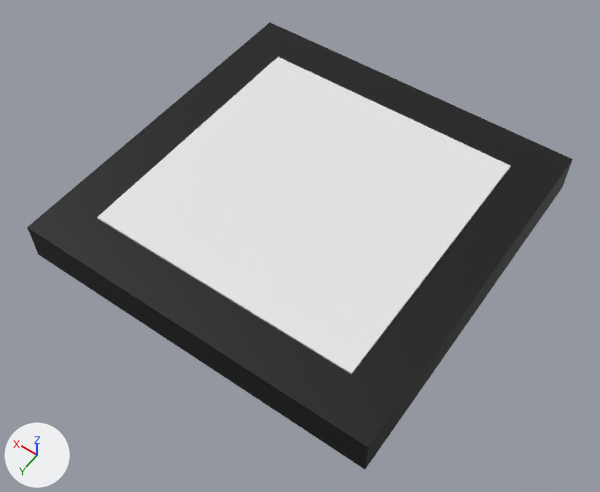
What one commit did to the glTF model common/models/ventilator/ventilator.gltf.
Both versions are drawn from a 50 mm lens placed at (-14.5, 21.1, 30.7), pointed at (-0.5, 1.4, -0.2). Every picture has the same lights, and +X, +Y and +Z are marked at lower left. Where no turn or scale is listed for an object, it has been applied to the vertices. Vertices at the same position are counted once.

In view in the first picture: 'Cube.001', 'Ventilator'.
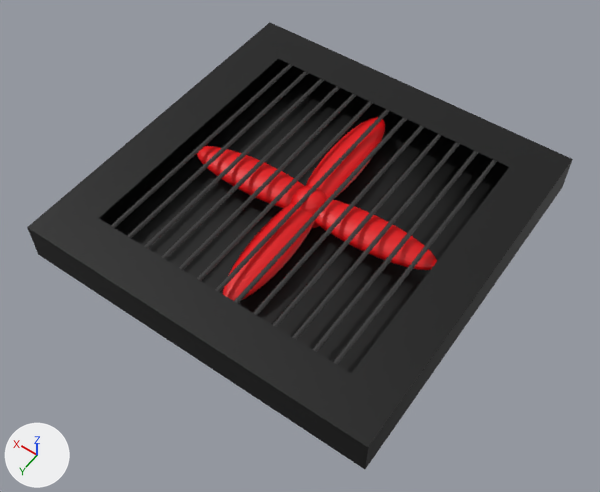
The change, as a list of edits to the scene's bpy script:
```text
Change me_cube_001:
    remove me_cube_001.from_pydata(...)  # 8 vertices, 12 faces; spans x -9.0..9.0, y -9.0..9.0, z -1.0..1.0
    add me_cube_001.from_pydata(...)  # 12 vertices, 18 faces; spans x -9.0..9.0, y -9.0..9.0, z -1.0..1.0
    me_cube_001 part 1
    2 faces are deleted
    4 vertices are added at (-6.8, -6.8, 1.0), (-6.8, 6.8, 1.0), (6.8, -6.8, 1.0), (6.8, 6.8, 1.0)
    8 new faces join them
Change me_sphere_004:
    where me_sphere_004.from_pydata(...)  # 2410 vertices, 4800 faces; spans x -6.71..6.55, y -6.86..6.57, z -1.0..1.0
    me_sphere_004 part 2: 302 of the faces centred in x -6.55..6.39, y -6.68..6.51, z -0.97..0.99 are now shaded smooth
    me_sphere_004 part 3: 339 of the faces centred in x -6.65..6.46, y -6.79..6.49, z -0.99..0.99 are now shaded flat
Change me_cylinder_001:
    where me_cylinder_001.from_pydata(...)  # 64 vertices, 124 faces; spans x -0.1..0.1, y -6.93..6.93, z -0.1..0.1
    me_cylinder_001 part 4: the 1 face centred in x 0.01, y 2.31, z 0.1 is now shaded smooth
Change me_cylinder_003:
    where me_cylinder_003.from_pydata(...)  # 64 vertices, 124 faces; spans x -0.1..0.1, y -6.93..6.93, z -0.1..0.1
    me_cylinder_003 part 5: the 1 face centred in x 0.01, y 2.31, z 0.1 is now shaded smooth
Change me_cylinder_002:
    where me_cylinder_002.from_pydata(...)  # 64 vertices, 124 faces; spans x -0.1..0.1, y -6.93..6.93, z -0.1..0.1
    me_cylinder_002 part 6: the 1 face centred in x 0.01, y 2.31, z 0.1 is now shaded smooth
Change me_cylinder_005:
    where me_cylinder_005.from_pydata(...)  # 64 vertices, 124 faces; spans x -0.1..0.1, y -6.93..6.93, z -0.1..0.1
    me_cylinder_005 part 7: the 1 face centred in x 0.01, y 2.31, z 0.1 is now shaded smooth
Change me_cylinder_004:
    where me_cylinder_004.from_pydata(...)  # 64 vertices, 124 faces; spans x -0.1..0.1, y -6.93..6.93, z -0.1..0.1
    me_cylinder_004 part 8: the 1 face centred in x 0.01, y 2.31, z 0.1 is now shaded smooth
Change me_cylinder_006:
    where me_cylinder_006.from_pydata(...)  # 64 vertices, 124 faces; spans x -0.1..0.1, y -6.93..6.93, z -0.1..0.1
    me_cylinder_006 part 9: the 1 face centred in x 0.01, y 2.31, z 0.1 is now shaded smooth
Change me_cylinder_013:
    where me_cylinder_013.from_pydata(...)  # 64 vertices, 124 faces; spans x -0.1..0.1, y -6.93..6.93, z -0.1..0.1
    me_cylinder_013 part 10: the 1 face centred in x 0.01, y 2.31, z 0.1 is now shaded smooth
Change me_cylinder_012:
    where me_cylinder_012.from_pydata(...)  # 64 vertices, 124 faces; spans x -0.1..0.1, y -6.93..6.93, z -0.1..0.1
    me_cylinder_012 part 11: the 1 face centred in x 0.01, y 2.31, z 0.1 is now shaded smooth
Change me_cylinder_011:
    where me_cylinder_011.from_pydata(...)  # 64 vertices, 124 faces; spans x -0.1..0.1, y -6.93..6.93, z -0.1..0.1
    me_cylinder_011 part 12: the 1 face centred in x 0.01, y 2.31, z 0.1 is now shaded smooth
Change me_cylinder_010:
    where me_cylinder_010.from_pydata(...)  # 64 vertices, 124 faces; spans x -0.1..0.1, y -6.93..6.93, z -0.1..0.1
    me_cylinder_010 part 13: the 1 face centred in x 0.01, y 2.31, z 0.1 is now shaded smooth
Change me_cylinder_009:
    where me_cylinder_009.from_pydata(...)  # 64 vertices, 124 faces; spans x -0.1..0.1, y -6.93..6.93, z -0.1..0.1
    me_cylinder_009 part 14: the 1 face centred in x 0.01, y 2.31, z 0.1 is now shaded smooth
Change me_cylinder_007:
    where me_cylinder_007.from_pydata(...)  # 64 vertices, 124 faces; spans x -0.1..0.1, y -6.93..6.93, z -0.1..0.1
    me_cylinder_007 part 15: the 1 face centred in x 0.01, y 2.31, z 0.1 is now shaded smooth
Remove ob_cube_001:
    ob_cube_001 = bpy.data.objects.new('Cube.001', me_cube_002)
```

What differs and where, as boxes (x1, y1, x2, y2) in the pictures (600 x 492 px):
'Cube.001', deleted: before (97, 57, 511, 374)
part 1 of me_cube_001, built on: (28, 23, 573, 448) in both
part 2 of me_sphere_004, shading changed (red): after (200, 119, 423, 297)
part 3 of me_sphere_004, shading changed (red): after (197, 121, 431, 299)
part 4 of me_cylinder_001, shading changed: after (239, 134, 389, 297)
part 5 of me_cylinder_003, shading changed: after (255, 142, 407, 312)
part 6 of me_cylinder_002, shading changed: after (273, 139, 435, 326)
part 7 of me_cylinder_005, shading changed: after (293, 156, 446, 338)
part 8 of me_cylinder_004, shading changed: after (314, 168, 462, 350)
part 9 of me_cylinder_006, shading changed: after (335, 177, 481, 362)
part 10 of me_cylinder_013, shading changed: after (115, 84, 268, 223)
part 11 of me_cylinder_012, shading changed: after (136, 95, 280, 229)
part 12 of me_cylinder_011, shading changed: after (178, 106, 317, 242)
part 13 of me_cylinder_010, shading changed: after (150, 98, 301, 242)
part 14 of me_cylinder_009, shading changed: after (198, 110, 362, 279)
part 15 of me_cylinder_007, shading changed: after (218, 119, 378, 288)
